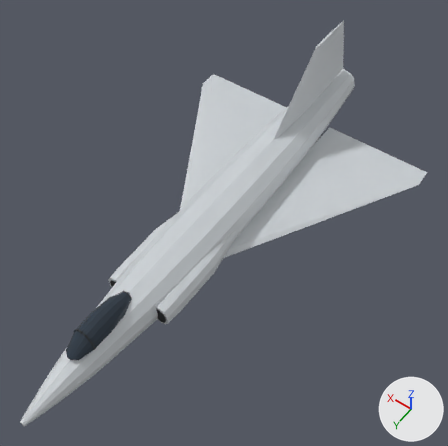
An edit to the glTF model media/f102a.glb, drawn before and after from the same camera.
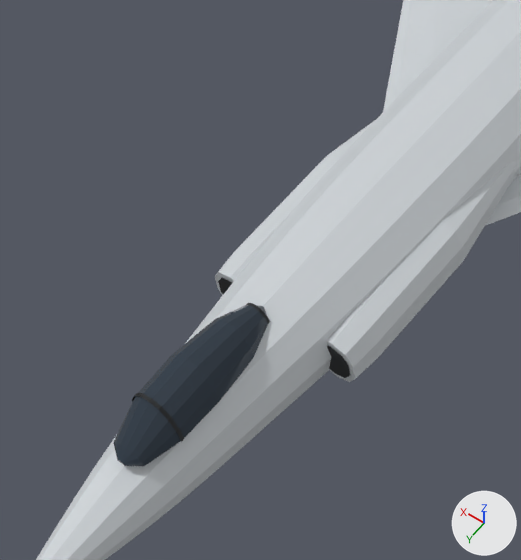
Each version appears first whole from a 50 mm lens placed at (-9.32, 12.08, 19.52), pointed at (-0.78, 0.12, 0.73), and next in a close-up on the part from 4% to 53% of the width and 36% to 90% of the height. Lighting does not change. The marker at lower right points along +X, +Y and +Z. The older version's two pictures come first. Where no turn or scale is listed for an object, it has been applied to the vertices. Vertices at exactly the same position are counted once.

Objects in the first close-up: 'Cockpit Glass', 'Fuselage', 'Intake Cheeks', 'Wing L', 'Wing R' and 3 more.
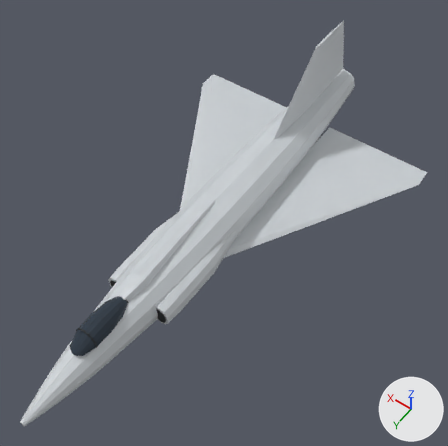
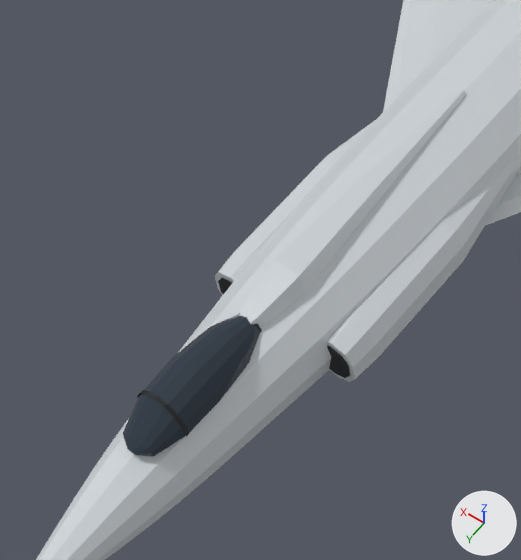
Changed parts and their boxes [x1, y1, x2, y2] in the close-ups (521 x 560 px):
'Cockpit Glass', rescaled (12% narrower, 12% shorter)
    before: [113, 305, 268, 466]
    after: [123, 315, 260, 457]
'Dorsal Fairing', added
    after: [239, 88, 466, 328]

The change, as a list of edits to the scene's bpy script:
```text
Change me_cockpit_glass:
    used by ob_cockpit_glass; location = (0.0, 0.0, 0.0)
    remove me_cockpit_glass.from_pydata(...)  # 63 vertices, 122 faces; spans x -0.46..0.46, y 4.7..7.7, z 0.86..1.6
    add me_cockpit_glass.from_pydata(...)  # 63 vertices, 122 faces; spans x -0.46..0.46, y 4.9..7.5, z 0.86..1.5
    me_cockpit_glass part 1: the whole mesh is scaled about its middle by (1, 0.867, 0.863), then moved by (0.0, 0.0, -0.05)
Add me_dorsal_fairing:
    me_dorsal_fairing.from_pydata(...)  # 20 vertices, 34 faces; spans x -0.34..0.34, y -0.3..5.42, z 0.86..1.31
    me_dorsal_fairing.materials.append(mat_ac_base)  # light grey #cacfd3
Add ob_dorsal_fairing:
    ob_dorsal_fairing = bpy.data.objects.new('Dorsal Fairing', me_dorsal_fairing)
    ob_dorsal_fairing.location = (0.0, 0.0, 0.0)
```
